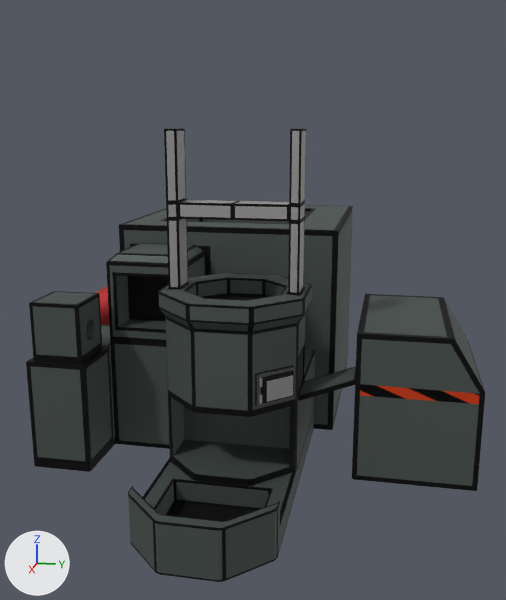
Two versions of the FBX model Assets/Art/Models/Environment Models/Level 2/Misc/Environment2_Mics_Metal_Refining.fbx, one commit apart.
Both versions are drawn from a 50 mm camera at (16.74, 4.57, 7.24) aimed at (-0.65, 1.09, 2.89). Arrows for +X, +Y and +Z are at lower left; the lights stay in place. Where no turn or scale is listed for an object, it has been applied to the vertices.

Names of what the first picture shows: 'Mould machine'.
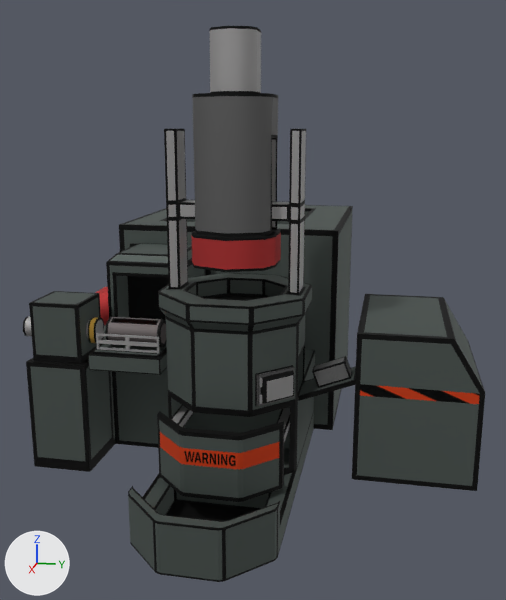
Commit message: fixed metal refining

Pixel boxes [x1, y1, x2, y2] of what changed, in the pictures (506 x 600 px):
'Piston', added: after [191, 26, 281, 272]
'finished piece tray', added (black): after [157, 405, 290, 502]
'Molten pit hatch', added (black): after [88, 333, 167, 375]
'Metal containers', added: after [105, 317, 166, 347]
'Ingot', added: after [312, 356, 352, 388]
'Piston for insertion', added: after [23, 316, 104, 343]

What changed in the scene script:
```text
Add me_cube_038:
    me_cube_038.from_pydata(...)  # 310 vertices, 324 faces; spans x 0.01..1.62, y -0.87..0.87, z -0.45..0.43
    me_cube_038.materials.append(mat_material_001)  # picture img_veryspecific_plane_defaultmaterial_albedotransparency_png
Add me_cube_043:
    me_cube_043.from_pydata(...)  # 32 vertices, 30 faces; spans x -0.192..0.192, y -0.437..0.437, z -0.332..0.332
    me_cube_043.materials.append(mat_material_001)  # picture img_veryspecific_plane_defaultmaterial_albedotransparency_png
Add me_cylinder_014:
    me_cylinder_014.from_pydata(...)  # 196 vertices, 200 faces; spans x -1.09..1.09, y -0.94..0.94, z -1.74..3.2
    me_cylinder_014.materials.append(mat_material_001)  # picture img_veryspecific_plane_defaultmaterial_albedotransparency_png
Add me_cylinder_015:
    me_cylinder_015.from_pydata(...)  # 60 vertices, 54 faces; spans x -0.343..0.343, y -0.666..0.666, z -0.343..0.343
    me_cylinder_015.materials.append(mat_material_001)  # picture img_veryspecific_plane_defaultmaterial_albedotransparency_png
Add me_cylinder_012:
    me_cylinder_012.from_pydata(...)  # 160 vertices, 158 faces; spans x -3.78..0.18, y -1.36..1.38, z 0.0..1.46
    me_cylinder_012.materials.append(mat_material_001)  # picture img_veryspecific_plane_defaultmaterial_albedotransparency_png
Add me_cube_042:
    me_cube_042.from_pydata(...)  # 122 vertices, 132 faces; spans x -0.28..0.28, y -1.0..0.89, z -0.3..0.3
    me_cube_042.materials.append(mat_material_001)  # picture img_veryspecific_plane_defaultmaterial_albedotransparency_png
Add ob_molten_pit_hatch:
    ob_molten_pit_hatch = bpy.data.objects.new('Molten pit hatch', me_cube_038)
    ob_molten_pit_hatch.location = (0.63, -1.37, 2.13)
Add ob_ingot:
    ob_ingot = bpy.data.objects.new('Ingot', me_cube_043)
    ob_ingot.location = (1.67, 3.38, 1.89)
Add ob_piston:
    ob_piston = bpy.data.objects.new('Piston', me_cylinder_014)
    ob_piston.location = (1.56, 1.16, 6.03)
Add ob_metal_containers:
    ob_metal_containers = bpy.data.objects.new('Metal containers', me_cylinder_015)
    ob_metal_containers.location = (1.53, -1.29, 2.52)
Add ob_finished_piece_tray:
    ob_finished_piece_tray = bpy.data.objects.new('finished piece tray', me_cylinder_012)
    ob_finished_piece_tray.location = (3.88, 1.14, -0.21)
Add ob_piston_for_insertion:
    ob_piston_for_insertion = bpy.data.objects.new('Piston for insertion', me_cube_042)
    ob_piston_for_insertion.location = (1.48, -3.15, 2.48)
```
